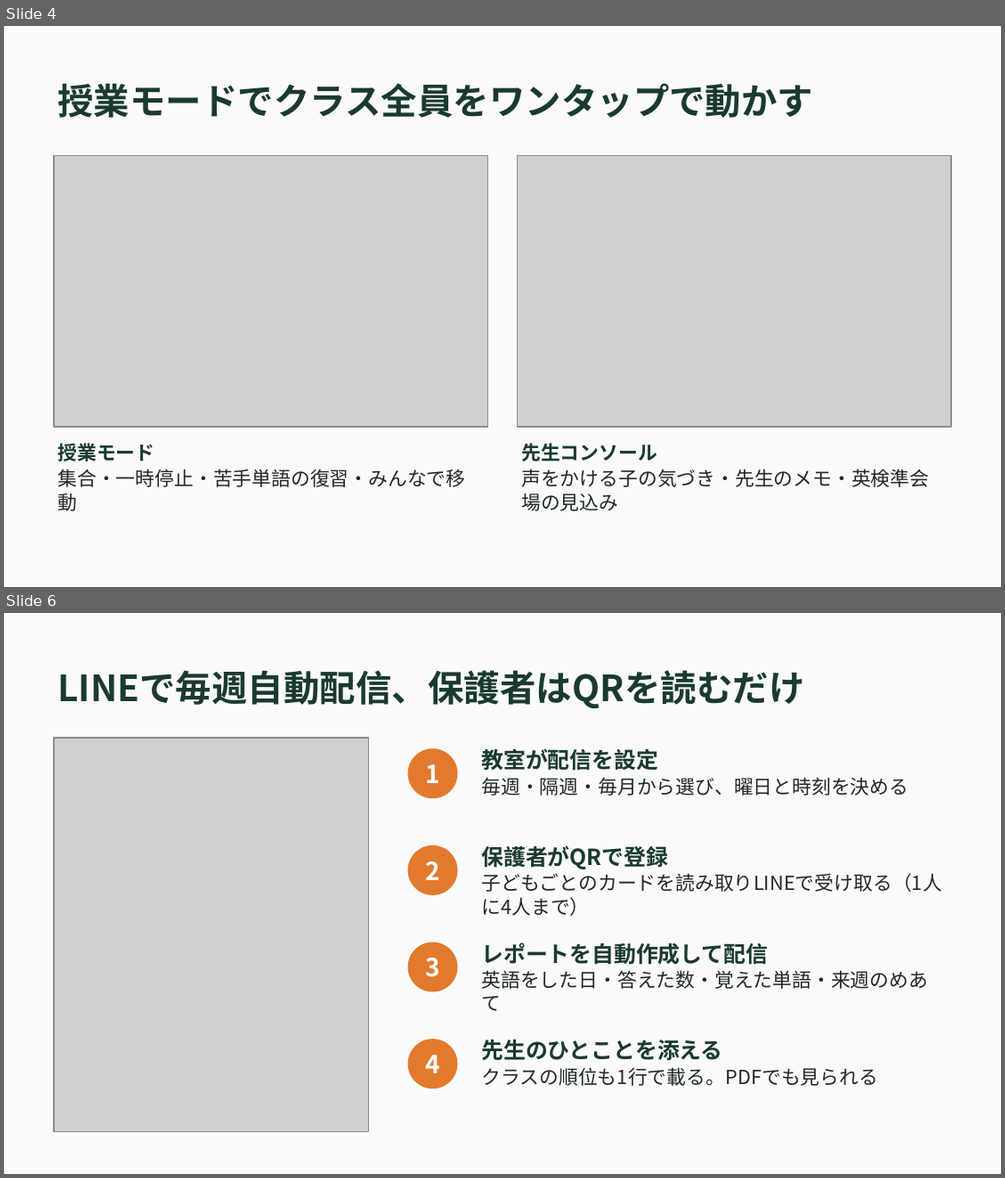
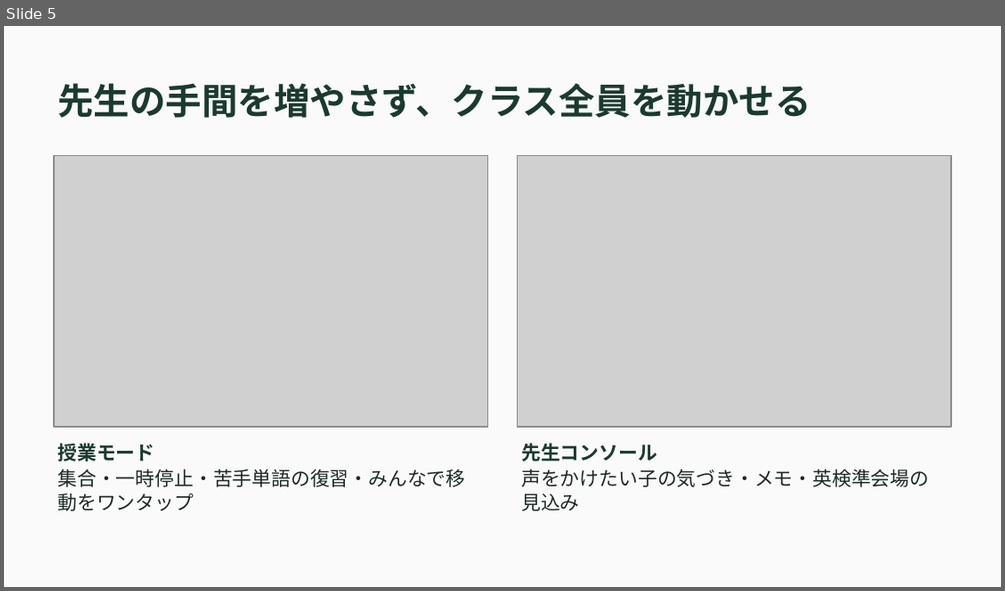
Before and after one commit to Yuto622/uspeak_meta, a slide deck: docs/deck/U-Speak_Web版_サービス資料.pptx. Shown one above the other, each under a label of ours: slides 4 and 6 before the commit, slide 5 after it; the slides between them are not shown. The pictures are 1005x1178 and 1005x591 pixels, drawn with LibreOffice and Linux fonts; fonts in the diff are those of the drawing; grey boxes stand for pictures. Boxes give left, top, right and bottom in pixels: in the first picture for what was removed or moved away, otherwise in the second. Text is boxed around its words. In the diff, an @@ line names an element or a change of style, - is before the commit and + after.

```diff
--- a/docs/deck/U-Speak_Web版_サービス資料.pptx
+++ b/docs/deck/U-Speak_Web版_サービス資料.pptx
@@ slide 6 removed at (x1=4, y1=613, x2=1001, y2=1174), background #FAFAFA @@
@@ text removed at (x1=57, y1=670, x2=804, y2=708) @@
-LINEで毎週自動配信、保護者はQRを読むだけ
@@ picture removed at (x1=54, y1=738, x2=369, y2=1131) @@
@@ ellipse removed at (x1=408, y1=748, x2=458, y2=798) @@
-1
@@ text removed at (x1=481, y1=748, x2=908, y2=795) @@
-教室が配信を設定
-毎週・隔週・毎月から選び、曜日と時刻を決める
@@ ellipse removed at (x1=408, y1=845, x2=458, y2=895) @@
-2
@@ text removed at (x1=481, y1=845, x2=941, y2=892) @@
-保護者がQRで登録
-子どもごとのカードを読み取りLINEで受け取る（1人に4人まで）
@@ ellipse removed at (x1=408, y1=942, x2=458, y2=992) @@
-3
@@ text removed at (x1=481, y1=942, x2=928, y2=1011) @@
-レポートを自動作成して配信
-英語をした日・答えた数・覚えた単語・来週のめあて
@@ ellipse removed at (x1=408, y1=1038, x2=458, y2=1088) @@
-4
@@ text removed at (x1=481, y1=1039, x2=878, y2=1086) @@
-先生のひとことを添える
-クラスの順位も1行で載る。PDFでも見られる
@@ what was slide 4 is now slide 5 @@
@@ slide 5 changed as well @@
@@ text at (x1=57, y1=83, x2=810, y2=118): text changed @@
-授業モードでクラス全員をワンタップで動かす
+先生の手間を増やさず、クラス全員を動かせる
@@ text at (x1=57, y1=468, x2=465, y2=511): text changed @@
-集合・一時停止・苦手単語の復習・みんなで移動
+集合・一時停止・苦手単語の復習・みんなで移動をワンタップ
@@ text at (x1=521, y1=468, x2=929, y2=511): text changed @@
-声をかける子の気づき・先生のメモ・英検準会場の見込み
+声をかけたい子の気づき・メモ・英検準会場の見込み
```
Also in this commit, not shown: 7 slides added, 4 other slides removed.
